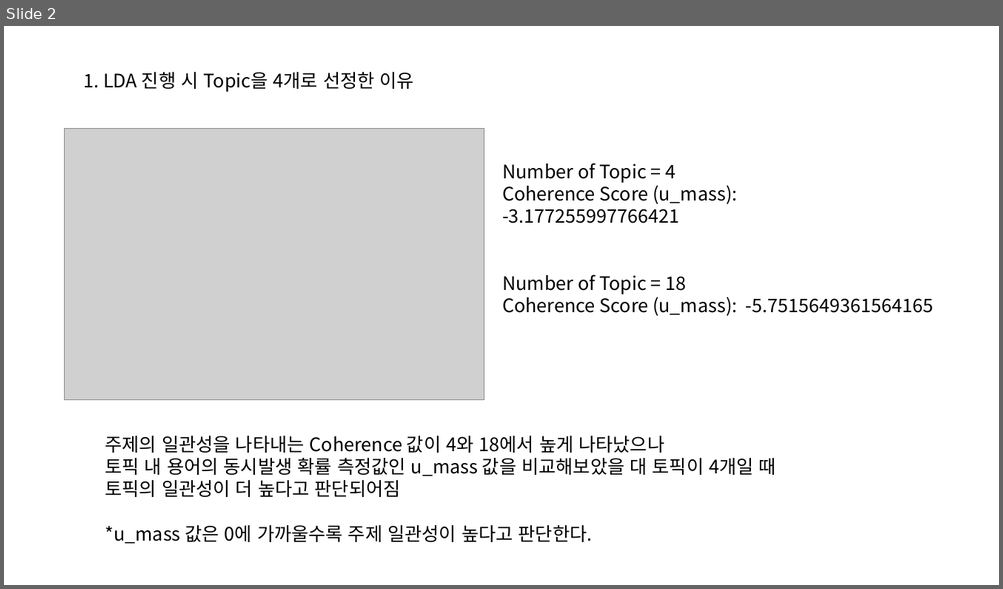
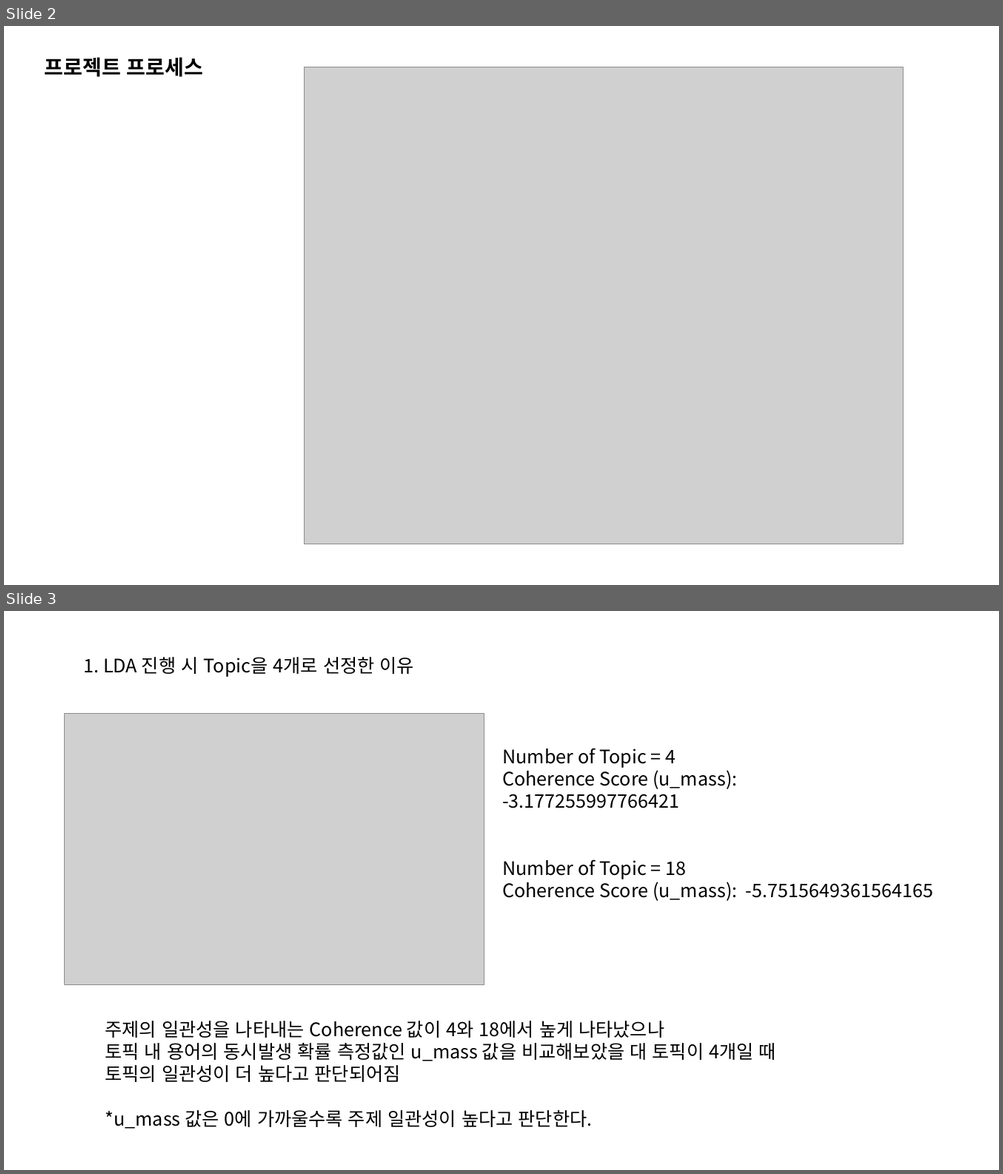
Before and after one commit to hyejeong14/2022_-_5-, a slide deck: HyeJeong/Final File/발표자료.pptx. Shown one above the other, each under a label of ours: slide 2 before the commit, slides 2 and 3 after it. The pictures are 1003x589 and 1003x1174 pixels, drawn with LibreOffice and Linux fonts; fonts in the diff are those of the drawing; grey boxes stand for pictures. Boxes give left, top, right and bottom in pixels: in the first picture for what was removed or moved away, otherwise in the second. Text is boxed around its words. In the diff, an @@ line names an element or a change of style, - is before the commit and + after.

```diff
--- a/HyeJeong/Final File/발표자료.pptx
+++ b/HyeJeong/Final File/발표자료.pptx
@@ slide 2 added at box(4, 26, 999, 585), background #FFFFFF @@
@@ text added at box(45, 57, 203, 77), 20 pt, text #000000, bold @@
+프로젝트 프로세스
@@ picture added at box(304, 67, 903, 545) @@
@@ what was slide 2 is now slide 3 @@
```
Also in this commit, not shown: 1 slide changed.
